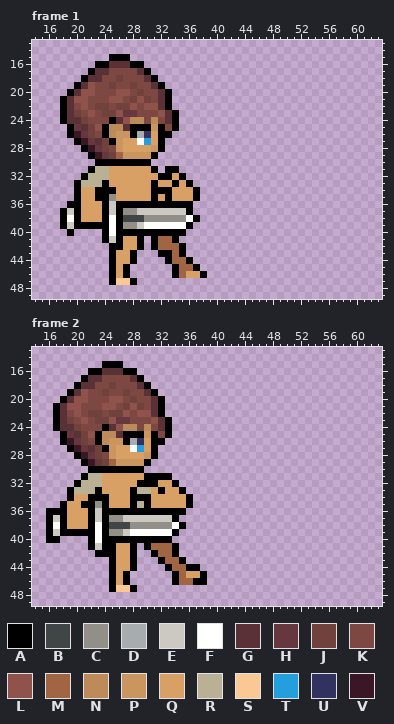
Two versions of one pixel-art file, assets/character/player/allSprites/sprites/atack/Pierce_Side.aseprite. This is how it looked before the edit.
64x64 pixels, 8 frames. Colours within 5 levels of each other are drawn and written as one. Shown: frame 1: x 14..63, y 13..49; frame 2: x 14..63, y 13..49. The commit also changed other frames, which this record leaves out.
Visible layers, top first: "hai", "Cabeça", "Braços", "Arma", "Layer 1", "Corpo".
Palette (. is transparent): A #000000  B #404545  C #928f88  D #a7acae  E #ccc9c2  F #fffffe  G #5b3138  H #66373f  J #71413b  K #7e4842  L #90534b  M #a26543  N #bd8b59  P #cb9560  Q #d9a066  R #bab093  S #fac895  T #249fde  U #313260  V #3b1725
Pixels before, frame 1, first column x 18:
15 .......AAA...........
16 .....AAGGGAA.........
17 ....AGGKKKKGA........
18 ...AGGKKJKKKGA.......
19 ..AGLKKJKKJKKGA......
20 .AGLLKKKLLKJKKGA.....
21 AGLLKKKLLKJLJKGA.....
22 AGKLKJJKJJLKLLGA.....
23 AGJKLKJJLHHKKKLGA....
24 AGGJKKKAGLNNKNKGA....
25 .AHGJLANNGAAAPAKA....
26 .AVHJKANPPADUQAA.....
27 ..AVHGJAPQQFTQA......
28 ...AVHJKPQQQQPA......
29 ....AVHJMPPPPA.......
30 .....AAAAAAAA........
31 ....ARRQQQQQQA.AA....
32 ...ARRRQQQQQQQAAQA...
33 ..ARRRAQQQQQQAQQAQA..
34 ..AQQAAAQQQQQAAAQQQA.
35 ..AQQAACQQQQQAQAQQQA.
36 .AAQQQAEAAAAAAAAAAA..
37 AEAQQQAEACCEEEEEEEA..
38 AFAQQQAFABBBCCCCCCFA.
39 AEAAAAAFACCEFFFFFFA..
40 .A....AFAAAAAAAAAA...
41 ......AEAQQA.AMMA....
42 .......AAQQA.AMMMA...
43 .......AQQA...AAMA...
44 .......AQQA....AMMA..
45 .......AQA......AMMA.
46 .......AQA......AMQQA
47 .......ASSA..........
Pixels before, frame 2, first column x 16:
15 ........AAA............
16 ......AAGGGAA..........
17 .....AGGKKKKGA.........
18 ....AGGKKJKKKGA........
19 ...AGLKKJKKJKKGA.......
20 ..AGLLKKKLLKJKKGA......
21 .AGLLKKKLLKJLJKGA......
22 .AGKLKJJKJJLKLLGA......
23 .AGJKLKJJLHHKKKLGA.....
24 .AGGJKKKAGLNNKNKGA.....
25 ..AHGJLANNGAAAPAKA.....
26 ..AVHJKANPPADUQAA......
27 ...AVHGJAPQQFTQA.......
28 ....AVHJKPQQQQPA.......
29 .....AVHJMPPPPA........
30 ......AAAAAAAA.........
31 .....ARRQQQQQQAAAA.....
32 ....ARRRQQQQQAAAQQA....
33 ...ARRRAQQQQARRQAQQA...
34 ...AQQAAAQQQAAAQQQQQA..
35 ..AQQAACAQQQARAQQQQQA..
36 AAAQQQAEAAAAAAAAAAAA...
37 AEAQQQAEACCEEEEEEEA....
38 AFAQQQAFABBBCCCCCCFA...
39 AEAAAAAFACCEFFFFFFA....
40 AA....AFAAAAAAAAAA.....
41 ......AEAAQQA.AMMMA....
42 .......AAAQQA..AMMA....
43 .........AQQA...AMMA...
44 .........AQQA....AMMAA.
45 .........AQA......AMQQA
46 .........AQA......AMMAA
47 .........ASSA..........
The result:
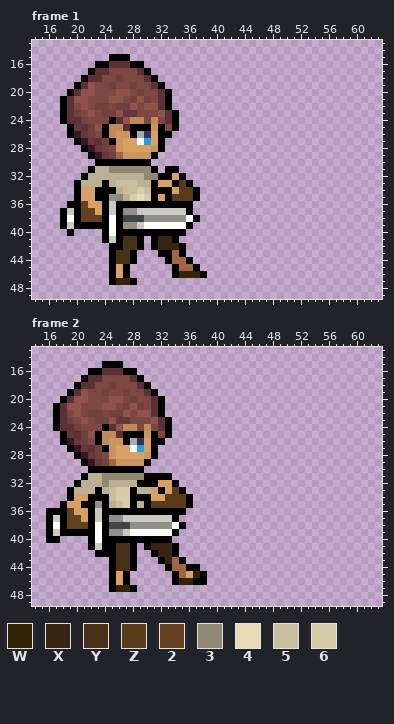
Colours new in this view: W #342406  X #372411  Y #493017  Z #593b1c  2 #63411f  3 #908872  4 #e8dbb7  5 #c8be9e  6 #d7ccaa
The edit:
Frame 1, layers "Braços", "Layer 1", "Corpo":
y 31: x 25..30 QQQQQQ -> 333333
y 32: x 25..31 QQQQQQQ -> RRRRR33
y 33: x 25..30 QQQQQQ -> R555RR; x 35 Q -> Z
y 34: x 26..30 QQQQQ -> R5565; x 35..36 QQ -> ZZ
y 35: x 26..30 QQQQQ -> 3R646; x 34..36 QQQ -> ZZZ
y 36: x 21 Q -> 2
y 37: x 21..22 QQ -> 22
y 38: x 21..23 QQQ -> 222
y 41: x 27..28 QQ -> YY; x 32..33 MM -> XX
y 42: x 27..28 QQ -> YY; x 32..34 MMM -> XXX
y 43..44: x 26..27 QQ -> YY
y 46: x 35..37 MQQ -> WWW
y 47: x 26..27 SS -> WW
Frame 2, layers "Braços", "Layer 1", "Corpo":
y 31: x 24..29 QQQQQQ -> 333333
y 32: x 24..28 QQQQQ -> 3RRRR
y 33: x 24..27 QQQQ -> R566; x 34 Q -> Z
y 34: x 25..27 QQQ -> 566; x 33..35 QQQ -> ZZZ
y 35: x 25..27 QQQ -> R56; x 31..35 QQQQQ -> ZZZZZ
y 36: x 19 Q -> 2
y 37: x 19..20 QQ -> 22
y 38: x 19..21 QQQ -> 222
y 41: x 26..27 QQ -> YY; x 31..33 MMM -> XXX
y 42: x 26..27 QQ -> YY; x 32..33 MM -> XX
y 43: x 26..27 QQ -> YY; x 33 M -> X
y 44: x 26..27 QQ -> YY
y 45: x 37 Q -> W
y 46: x 35..36 MM -> WW
y 47: x 26..27 SS -> WW
Where, in picture pixels (left, top, right, bottom), the same in both pictures:
changed: (81, 166, 200, 285)
changed: (67, 473, 186, 529)
changed: (116, 543, 200, 592)
